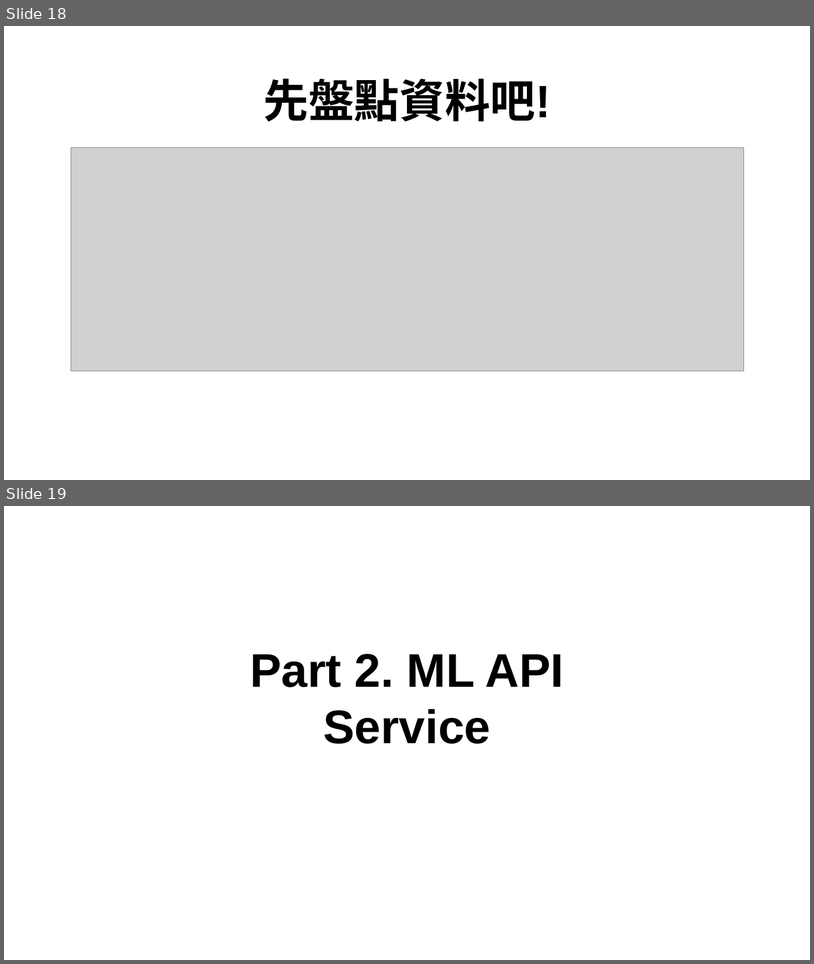
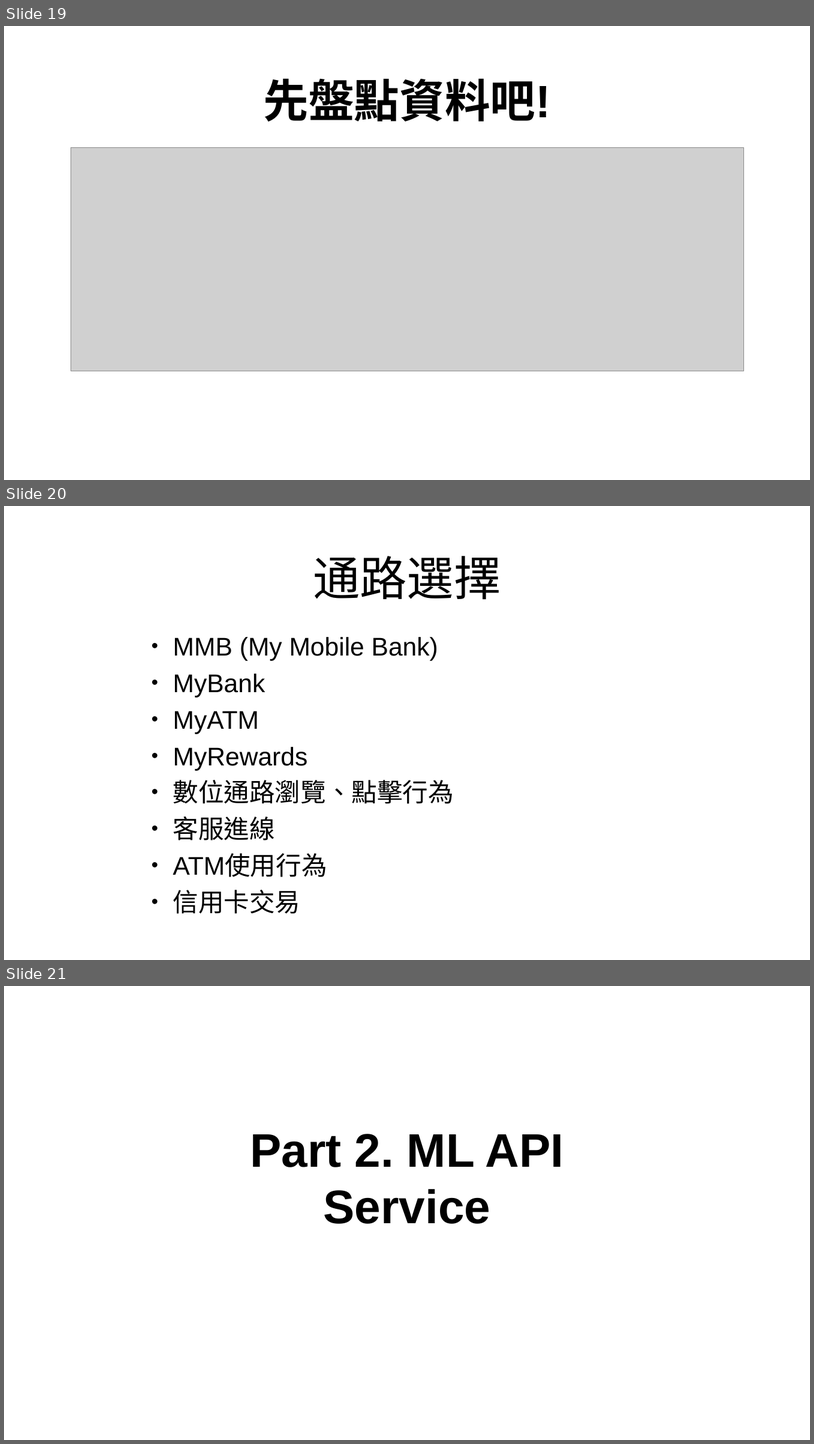
Before and after one commit to cathaylab/sharing, a slide deck: 2016.12.09-Platform/platform.pptx. Shown one above the other, each under a label of ours: slides 18 and 19 before the commit, slides 19, 20 and 21 after it. The pictures are 814x964 and 814x1444 pixels, drawn with LibreOffice and Linux fonts; fonts in the diff are those of the drawing; grey boxes stand for pictures. Boxes give left, top, right and bottom in pixels: in the first picture for what was removed or moved away, otherwise in the second. Text is boxed around its words. In the diff, an @@ line names an element or a change of style, - is before the commit and + after.

```diff
--- a/2016.12.09-Platform/platform.pptx
+++ b/2016.12.09-Platform/platform.pptx
@@ slide 20 added at (x1=4, y1=506, x2=810, y2=960), background #FFFFFF @@
@@ title added at (x1=313, y1=556, x2=501, y2=600), 112 pt, text #000000 @@
+通路選擇
@@ text added at (x1=173, y1=637, x2=454, y2=913), 60.8 pt, text #000000 @@
+• MMB (My Mobile Bank)
+• MyBank
+• MyATM
+• MyRewards
+• 數位通路瀏覽、點擊行為
+• 客服進線
+• ATM使用行為
+• 信用卡交易
@@ what was slide 18 is now slide 19 @@
@@ what was slide 19 is now slide 21 @@
```
Also in this commit, not shown: 14 slides changed, 1 other slide added, 1 other file.
